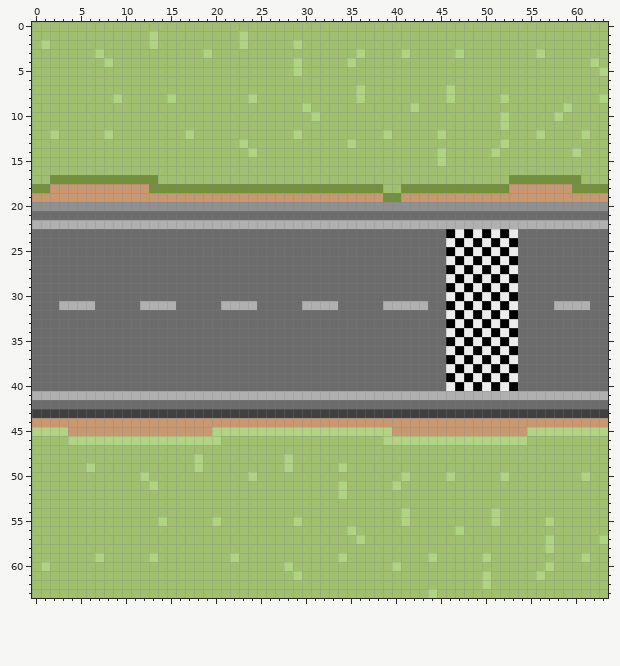
Edited in one commit: pixel-art sprite (WPF App/WPF Images/Road_L/FinishLineL.png). This is how it looked before the edit.
The file is 128x128 pixels, drawn in blocks of 2x2; one block is one cell here.
Once edited:
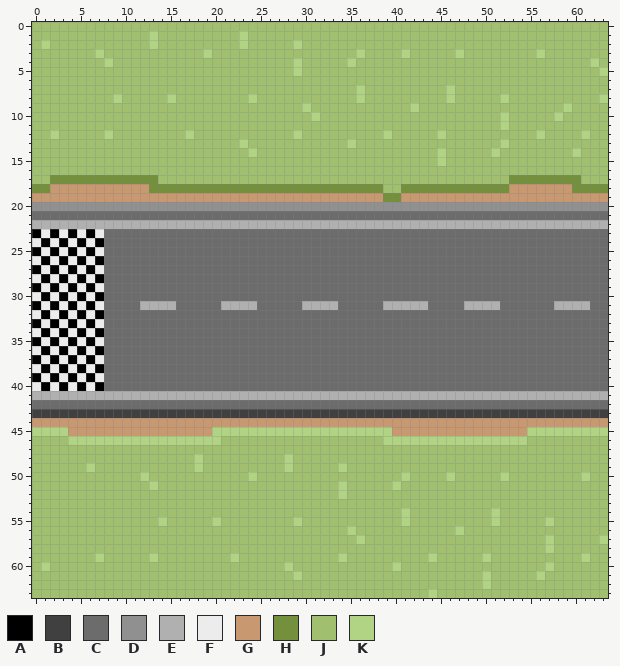
Palette (. is transparent): A #000000  B #404040  C #6c6c6c  D #909090  E #b0b0b0  F #ececec  G #c89870  H #74903c  J #a0c070  K #b0d484
Diff:
{"y":23,"x":0,"old":"CCCCCCCC","new":"AFAFAFAF"}
{"y":23,"x":46,"old":"AFAFAFAF","new":"CCCCCCCC"}
{"y":24,"x":0,"old":"CCCCCCCC","new":"FAFAFAFA"}
{"y":24,"x":46,"old":"FAFAFAFA","new":"CCCCCCCC"}
{"y":25,"x":0,"old":"CCCCCCCC","new":"AFAFAFAF"}
{"y":25,"x":46,"old":"AFAFAFAF","new":"CCCCCCCC"}
{"y":26,"x":0,"old":"CCCCCCCC","new":"FAFAFAFA"}
{"y":26,"x":46,"old":"FAFAFAFA","new":"CCCCCCCC"}
{"y":27,"x":0,"old":"CCCCCCCC","new":"AFAFAFAF"}
{"y":27,"x":46,"old":"AFAFAFAF","new":"CCCCCCCC"}
{"y":28,"x":0,"old":"CCCCCCCC","new":"FAFAFAFA"}
{"y":28,"x":46,"old":"FAFAFAFA","new":"CCCCCCCC"}
{"y":29,"x":0,"old":"CCCCCCCC","new":"AFAFAFAF"}
{"y":29,"x":46,"old":"AFAFAFAF","new":"CCCCCCCC"}
{"y":30,"x":0,"old":"CCCCCCCC","new":"FAFAFAFA"}
{"y":30,"x":46,"old":"FAFAFAFA","new":"CCCCCCCC"}
{"y":31,"x":0,"old":"CCCEEEEC","new":"AFAFAFAF"}
{"y":31,"x":46,"old":"AFAFAFAF","new":"CCEEEECC"}
{"y":32,"x":0,"old":"CCCCCCCC","new":"FAFAFAFA"}
{"y":32,"x":46,"old":"FAFAFAFA","new":"CCCCCCCC"}
{"y":33,"x":0,"old":"CCCCCCCC","new":"AFAFAFAF"}
{"y":33,"x":46,"old":"AFAFAFAF","new":"CCCCCCCC"}
{"y":34,"x":0,"old":"CCCCCCCC","new":"FAFAFAFA"}
{"y":34,"x":46,"old":"FAFAFAFA","new":"CCCCCCCC"}
{"y":35,"x":0,"old":"CCCCCCCC","new":"AFAFAFAF"}
{"y":35,"x":46,"old":"AFAFAFAF","new":"CCCCCCCC"}
{"y":36,"x":0,"old":"CCCCCCCC","new":"FAFAFAFA"}
{"y":36,"x":46,"old":"FAFAFAFA","new":"CCCCCCCC"}
{"y":37,"x":0,"old":"CCCCCCCC","new":"AFAFAFAF"}
{"y":37,"x":46,"old":"AFAFAFAF","new":"CCCCCCCC"}
{"y":38,"x":0,"old":"CCCCCCCC","new":"FAFAFAFA"}
{"y":38,"x":46,"old":"FAFAFAFA","new":"CCCCCCCC"}
{"y":39,"x":0,"old":"CCCCCCCC","new":"AFAFAFAF"}
{"y":39,"x":46,"old":"AFAFAFAF","new":"CCCCCCCC"}
{"y":40,"x":0,"old":"CCCCCCCC","new":"FAFAFAFA"}
{"y":40,"x":46,"old":"FAFAFAFA","new":"CCCCCCCC"}
{"label":"changed","picture_box":[32,229,104,391]}
{"label":"changed","picture_box":[446,229,518,391]}
